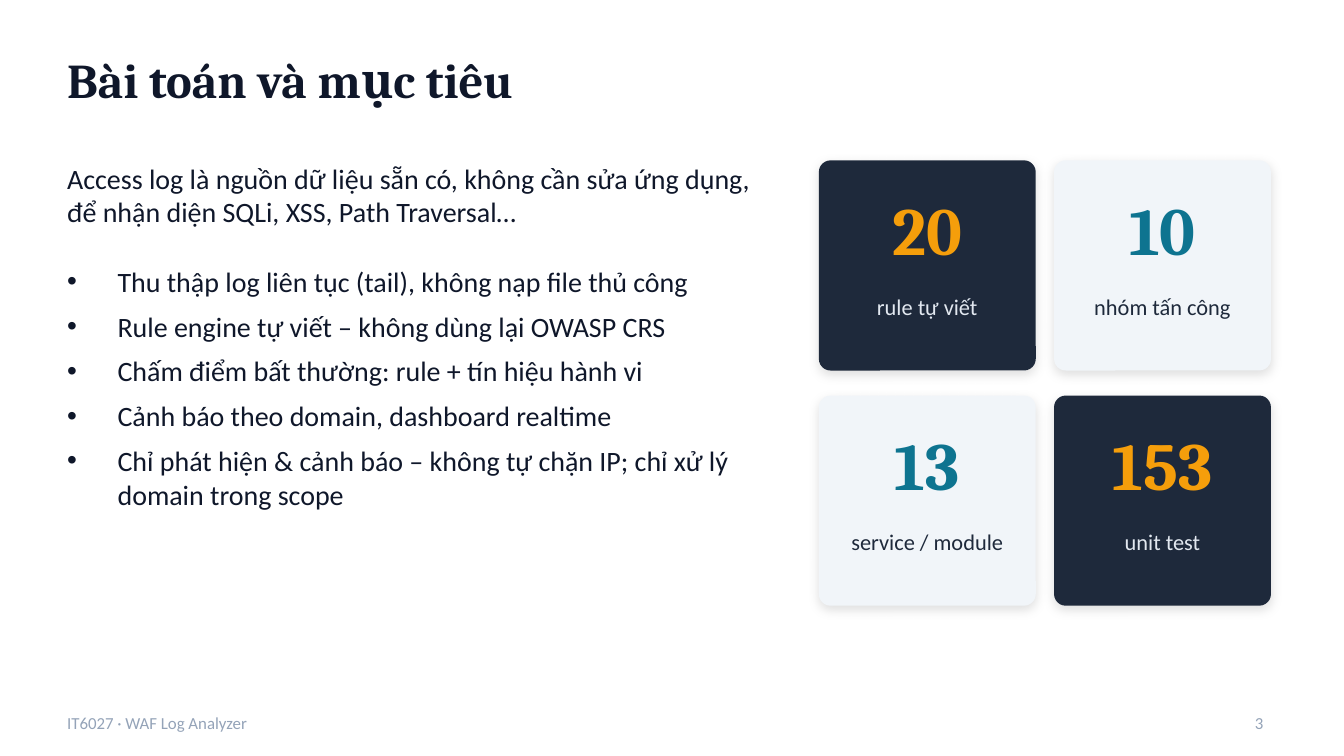
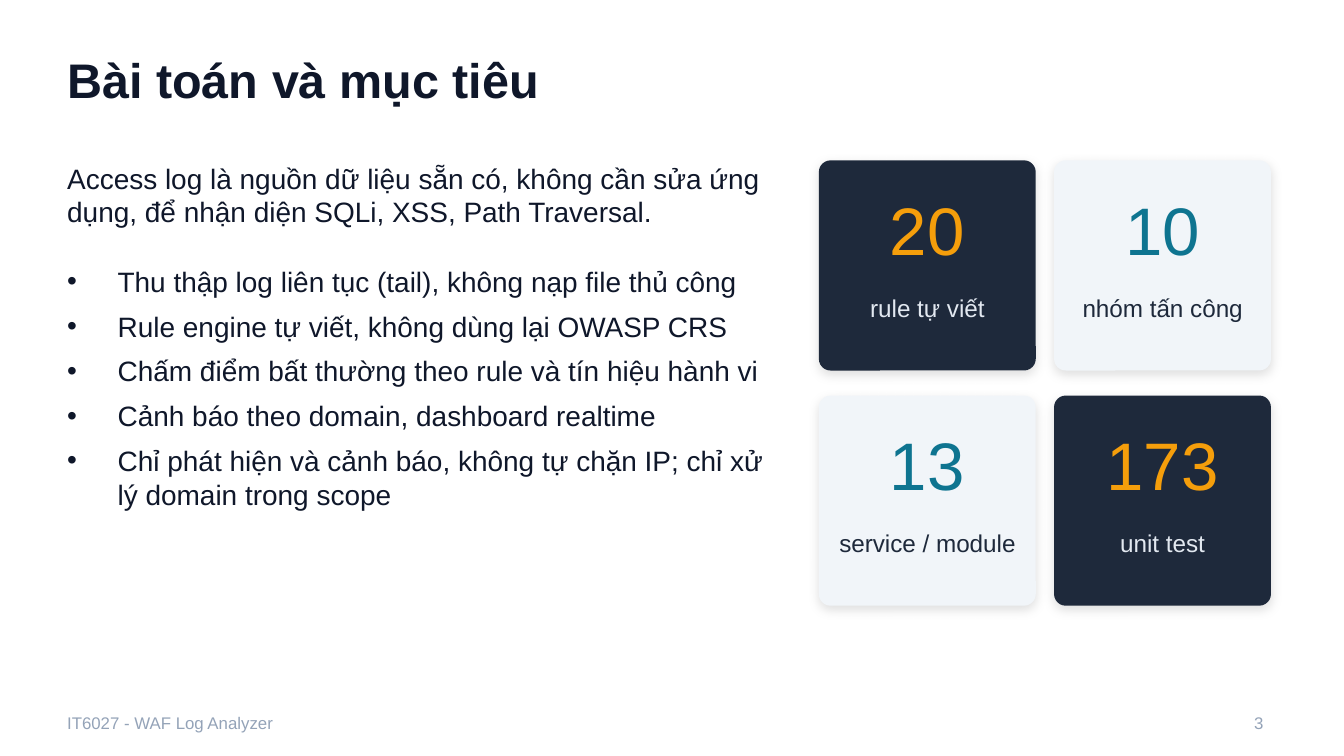
Before and after one commit to tranbadat/IT6027, a slide deck: slide 3 of docs/report/Slide_WAF_Log_Analyzer.pptx. Drawn at 1344x756 pixels with LibreOffice and Linux fonts; fonts in the diff are those of the drawing. Boxes give left, top, right and bottom in pixels: in the first picture for what was removed or moved away, otherwise in the second. Text is boxed around its words. In the diff, an @@ line names an element or a change of style, - is before the commit and + after.

```diff
--- a/docs/report/Slide_WAF_Log_Analyzer.pptx
+++ b/docs/report/Slide_WAF_Log_Analyzer.pptx
@@ title "Bài toán và mục tiêu" at [67,61,539,107]: font Cambria to Arial @@
@@ text at [67,167,759,227]: text changed; font Calibri to Arial @@
-Access log là nguồn dữ liệu sẵn có, không cần sửa ứng dụng, để nhận diện SQLi, XSS, Path Traversal…
+Access log là nguồn dữ liệu sẵn có, không cần sửa ứng dụng, để nhận diện SQLi, XSS, Path Traversal.
@@ text at [118,271,737,430]: font Calibri to Arial in "Thu thập log liên tục (tail), không ...", "Cảnh báo theo domain, dashboard realtime" @@
@@ text at [118,315,758,387]: text changed; font Calibri to Arial @@
-• Rule engine tự viết – không dùng lại OWASP CRS
-• Chấm điểm bất thường: rule + tín hiệu hành vi
+• Rule engine tự viết, không dùng lại OWASP CRS
+• Chấm điểm bất thường theo rule và tín hiệu hành vi
@@ font Cambria to Arial, bold off in 3 elements at [890,208,965,256], [1125,208,1200,256], [890,443,965,491] @@
@@ text at [1106,443,1218,491]: text changed; font Cambria to Arial; bold off @@
-153
+173
@@ text at [118,450,763,510]: text changed; font Calibri to Arial @@
-• Chỉ phát hiện & cảnh báo – không tự chặn IP; chỉ xử lý domain trong scope
+• Chỉ phát hiện và cảnh báo, không tự chặn IP; chỉ xử lý domain trong scope
@@ size 12 to 13 pt, font Calibri to Arial in 4 elements at [870,298,985,321], [1083,298,1243,322], [839,534,1015,553], [1120,534,1205,553] @@
@@ text at [67,717,272,733]: text changed; font Calibri to Arial @@
-IT6027 · WAF Log Analyzer
+IT6027 - WAF Log Analyzer
```
Also in this commit, not shown: 20 other slides changed, 3 slides added, 4 other files.
